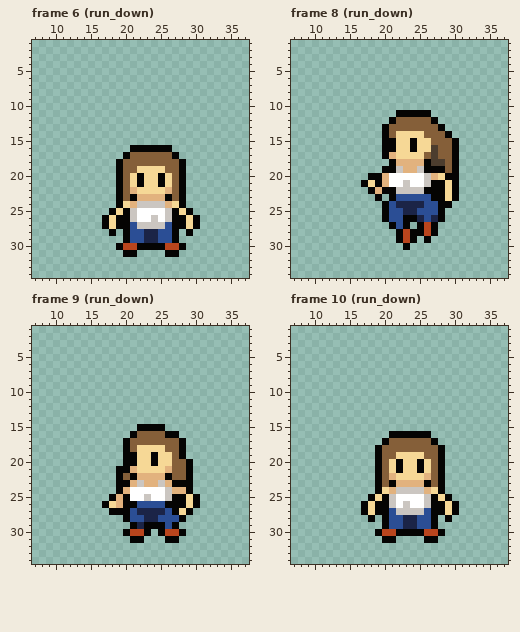
Pixel-art file: art/characters/playerD.aseprite. This is how it looked before the edit.
48x48 pixels, 105 frames. Shown: frame 6 (run_down): x 7..37, y 1..34; frame 8 (run_down): x 7..37, y 1..34; frame 9 (run_down): x 7..37, y 1..34; frame 10 (run_down): x 7..37, y 1..34. The commit also changed other frames, which this record leaves out.
New version:
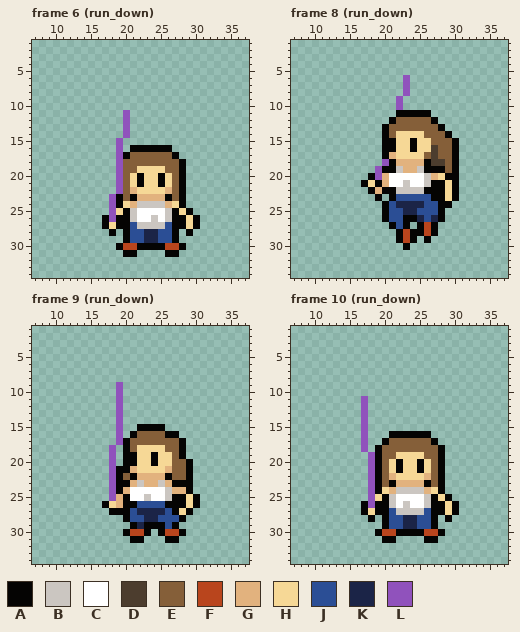
Palette (. is transparent): A #050403  B #cbc6c1  C #ffffff  D #4c3d2e  E #855f39  F #b9451d  G #e2b27e  H #f6d896  J #2b4e95  K #1b2447  L #9052bc
From old to new:
{"change": "layer \"Layer 2\" now shown"}
{"change": "layer \"Layer 1 #2\" removed"}
{"where": "frame 6 (run_down), layer \"Layer 2\""}
{"frame":6,"y":11,"x":20,"old":".","new":"L"}
{"frame":6,"y":12,"x":20,"old":".","new":"L"}
{"frame":6,"y":13,"x":20,"old":".","new":"L"}
{"frame":6,"y":14,"x":20,"old":".","new":"L"}
{"frame":6,"y":15,"x":19,"old":".","new":"L"}
{"frame":6,"y":16,"x":19,"old":".","new":"L"}
{"frame":6,"y":17,"x":19,"old":".","new":"L"}
{"frame":6,"y":18,"x":19,"old":"A","new":"L"}
{"frame":6,"y":19,"x":19,"old":"A","new":"L"}
{"frame":6,"y":20,"x":19,"old":"A","new":"L"}
{"frame":6,"y":21,"x":19,"old":"A","new":"L"}
{"frame":6,"y":22,"x":19,"old":"A","new":"L"}
{"frame":6,"y":23,"x":18,"old":".","new":"L"}
{"frame":6,"y":24,"x":18,"old":".","new":"L"}
{"frame":6,"y":25,"x":18,"old":"A","new":"L"}
{"frame":6,"y":26,"x":18,"old":"H","new":"L"}
{"where": "frame 8 (run_down), layer \"Layer 2\""}
{"frame":8,"y":6,"x":23,"old":".","new":"L"}
{"frame":8,"y":7,"x":23,"old":".","new":"L"}
{"frame":8,"y":8,"x":23,"old":".","new":"L"}
{"frame":8,"y":9,"x":22,"old":".","new":"L"}
{"frame":8,"y":10,"x":22,"old":".","new":"L"}
{"frame":8,"y":18,"x":20,"old":".","new":"L"}
{"frame":8,"y":19,"x":19,"old":".","new":"L"}
{"frame":8,"y":20,"x":19,"old":"A","new":"L"}
{"where": "frame 9 (run_down), layer \"Layer 2\""}
{"frame":9,"y":9,"x":19,"old":".","new":"L"}
{"frame":9,"y":10,"x":19,"old":".","new":"L"}
{"frame":9,"y":11,"x":19,"old":".","new":"L"}
{"frame":9,"y":12,"x":19,"old":".","new":"L"}
{"frame":9,"y":13,"x":19,"old":".","new":"L"}
{"frame":9,"y":14,"x":19,"old":".","new":"L"}
{"frame":9,"y":15,"x":19,"old":".","new":"L"}
{"frame":9,"y":16,"x":19,"old":".","new":"L"}
{"frame":9,"y":17,"x":19,"old":".","new":"L"}
{"frame":9,"y":18,"x":18,"old":".","new":"L"}
{"frame":9,"y":19,"x":18,"old":".","new":"L"}
{"frame":9,"y":20,"x":18,"old":".","new":"L"}
{"frame":9,"y":21,"x":18,"old":".","new":"L"}
{"frame":9,"y":22,"x":18,"old":".","new":"L"}
{"frame":9,"y":23,"x":18,"old":".","new":"L"}
{"frame":9,"y":24,"x":18,"old":".","new":"L"}
{"frame":9,"y":25,"x":18,"old":"A","new":"L"}
{"where": "frame 10 (run_down), layer \"Layer 2\""}
{"frame":10,"y":11,"x":17,"old":".","new":"L"}
{"frame":10,"y":12,"x":17,"old":".","new":"L"}
{"frame":10,"y":13,"x":17,"old":".","new":"L"}
{"frame":10,"y":14,"x":17,"old":".","new":"L"}
{"frame":10,"y":15,"x":17,"old":".","new":"L"}
{"frame":10,"y":16,"x":17,"old":".","new":"L"}
{"frame":10,"y":17,"x":17,"old":".","new":"L"}
{"frame":10,"y":18,"x":17,"old":".","new":"L"}
{"frame":10,"y":19,"x":18,"old":".","new":"L"}
{"frame":10,"y":20,"x":18,"old":".","new":"L"}
{"frame":10,"y":21,"x":18,"old":".","new":"L"}
{"frame":10,"y":22,"x":18,"old":".","new":"L"}
{"frame":10,"y":23,"x":18,"old":".","new":"L"}
{"frame":10,"y":24,"x":18,"old":".","new":"L"}
{"frame":10,"y":25,"x":18,"old":"A","new":"L"}
{"frame":10,"y":26,"x":18,"old":"H","new":"L"}
{"label":"changed","picture_box":[109,110,130,222]}
{"label":"added","picture_box":[396,75,410,110]}
{"label":"changed","picture_box":[375,159,389,180]}
{"label":"changed","picture_box":[109,382,123,501]}
{"label":"changed","picture_box":[361,396,375,508]}
